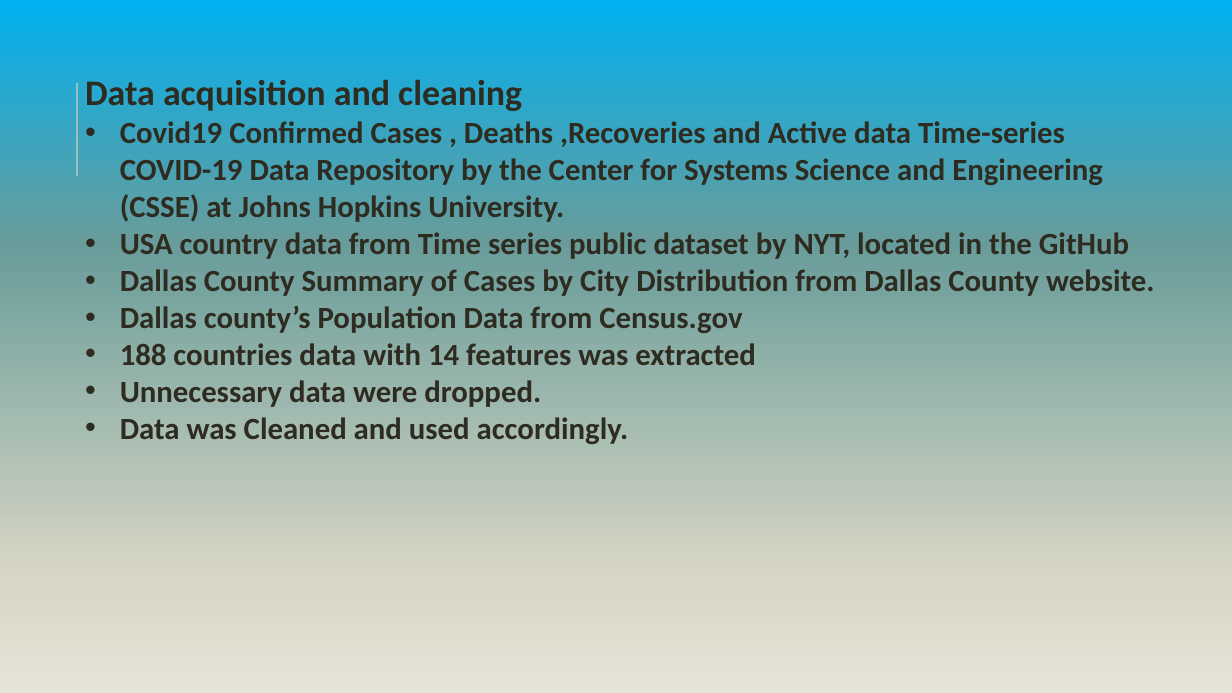
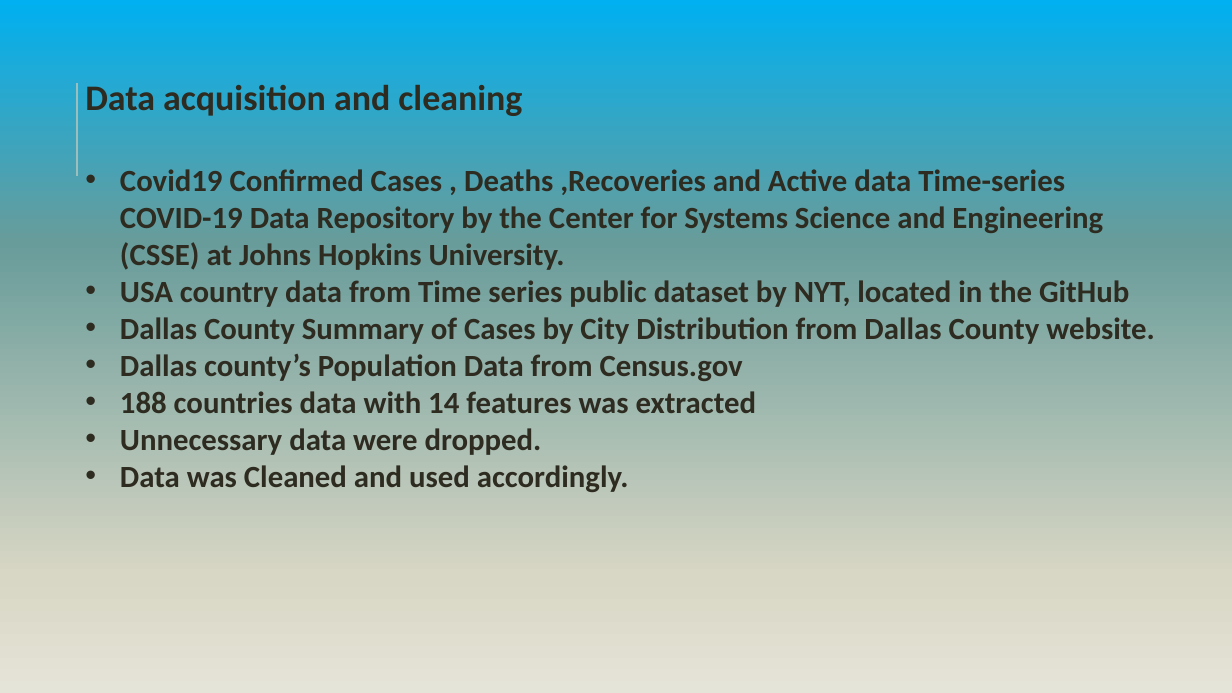
Before and after one commit to GHvvpandu/CourseraCapstoneProject, a slide deck: slide 3 of Coursera_Capstone_Presentataion.pptx. Drawn at 1232x693 pixels with LibreOffice and Linux fonts; fonts in the diff are those of the drawing. Boxes give left, top, right and bottom in pixels: in the first picture for what was removed or moved away, otherwise in the second. Text is boxed around its words. In the diff, an @@ line names an element or a change of style, - is before the commit and + after.

```diff
--- a/Coursera_Capstone_Presentataion.pptx
+++ b/Coursera_Capstone_Presentataion.pptx
@@ text "Data acquisition and cleaning" rewrapped from <box>85,80,1154,444</box> to <box>85,85,1154,492</box> @@
```
Also in this commit, not shown: 6 other slides changed, 2 slides added, 2 slides removed.
